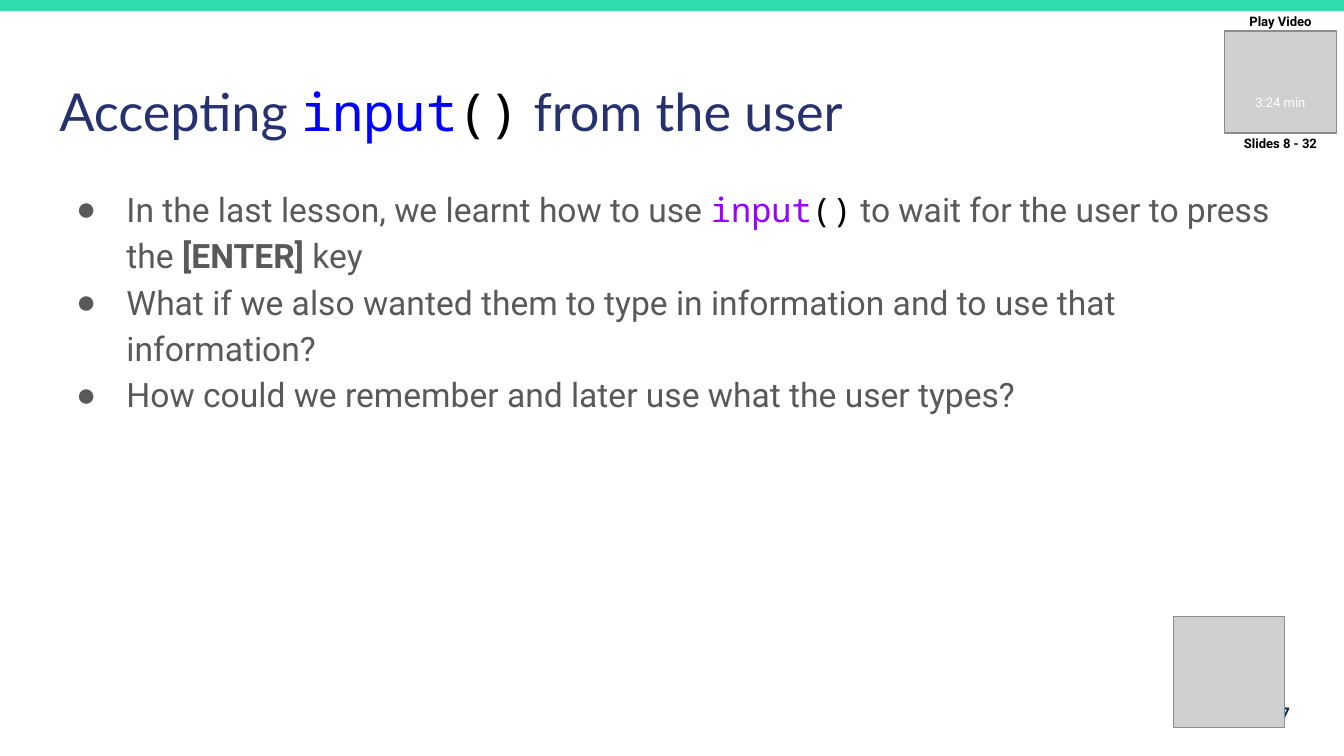
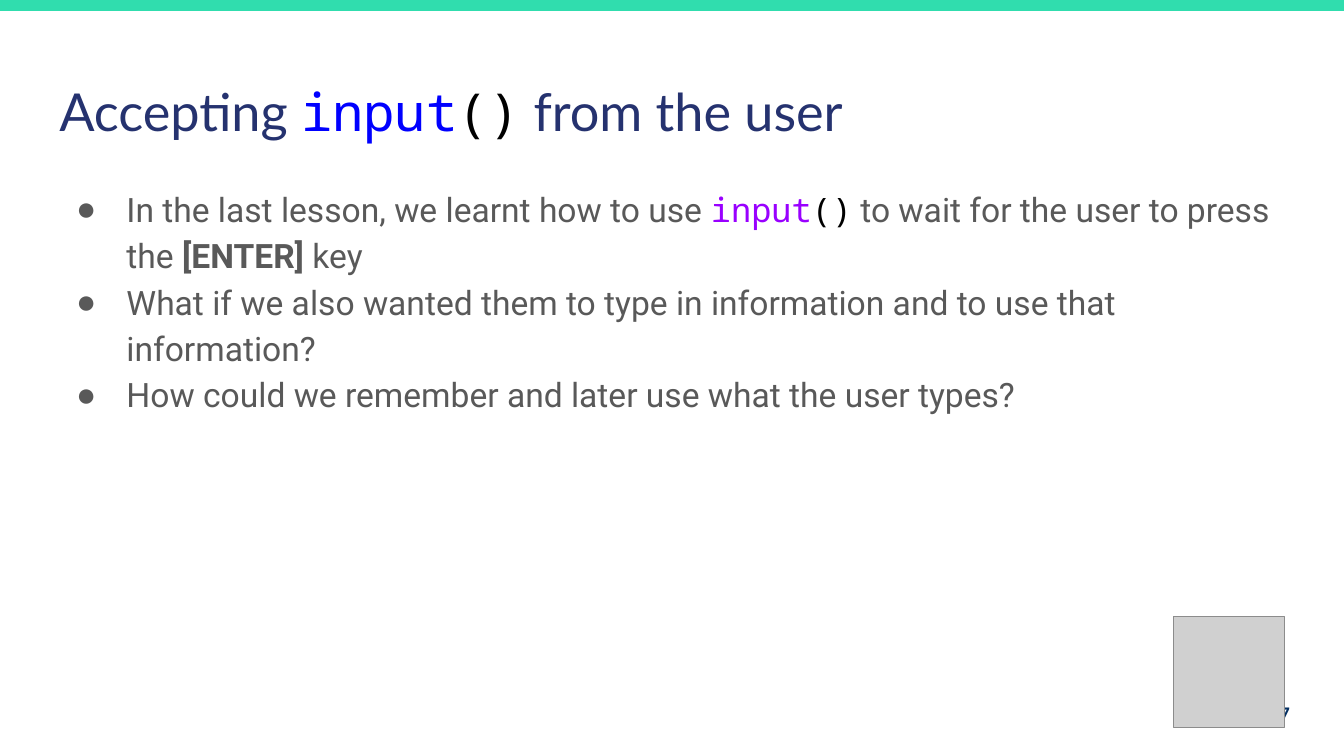
Before and after one commit to duari132/7iec-intro-coding, a slide deck: slide 7 of Lesson-4-Intro-to-Variables/Lesson-4-Letting-Users-Type-in-Information.pptx. Drawn at 1344x756 pixels with LibreOffice and Linux fonts; fonts in the diff are those of the drawing; grey boxes stand for pictures. Boxes give left, top, right and bottom in pixels: in the first picture for what was removed or moved away, otherwise in the second. Text is boxed around its words. In the diff, an @@ line names an element or a change of style, - is before the commit and + after.

```diff
--- a/Lesson-4-Intro-to-Variables/Lesson-4-Letting-Users-Type-in-Information.pptx
+++ b/Lesson-4-Intro-to-Variables/Lesson-4-Letting-Users-Type-in-Information.pptx
@@ group removed at [1224, 16, 1337, 148]: 3 texts, 1 picture @@
-Play Video
-Slides 8 - 32
-3:24 min
```
Also in this commit, not shown: 10 other files.
